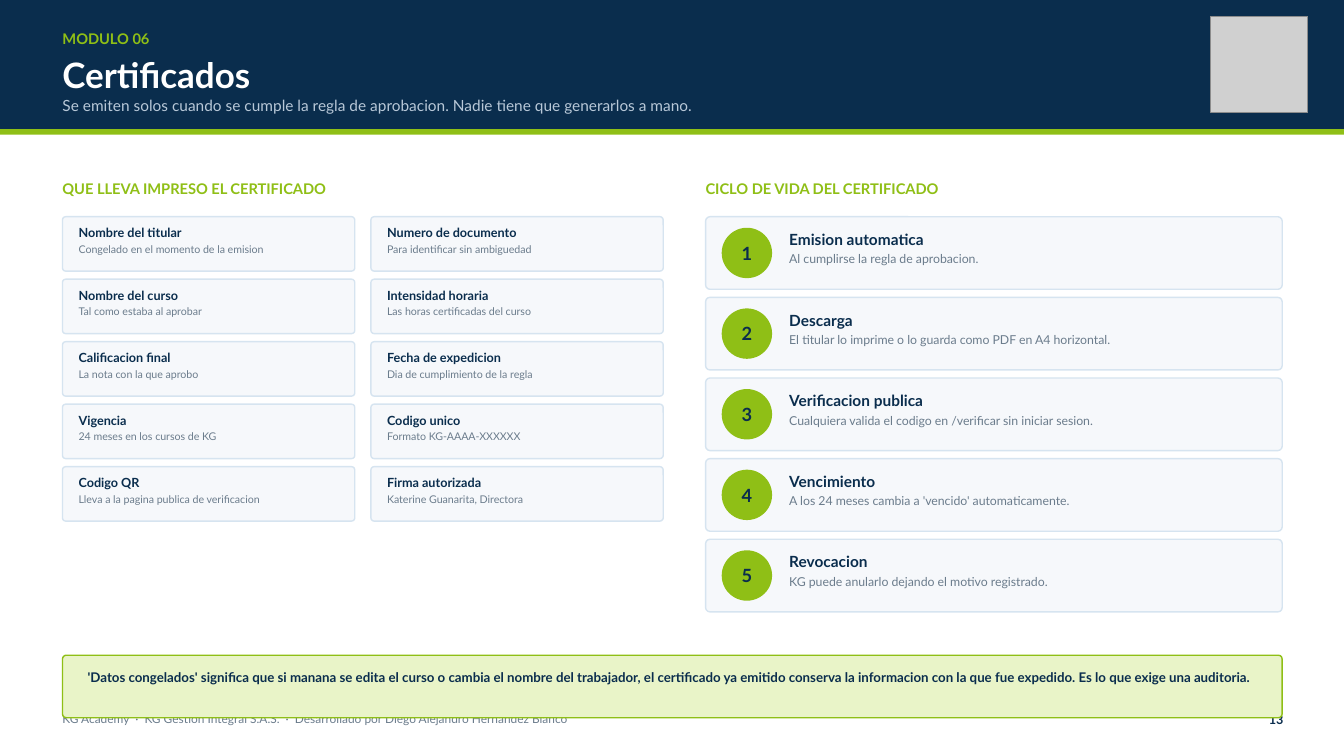
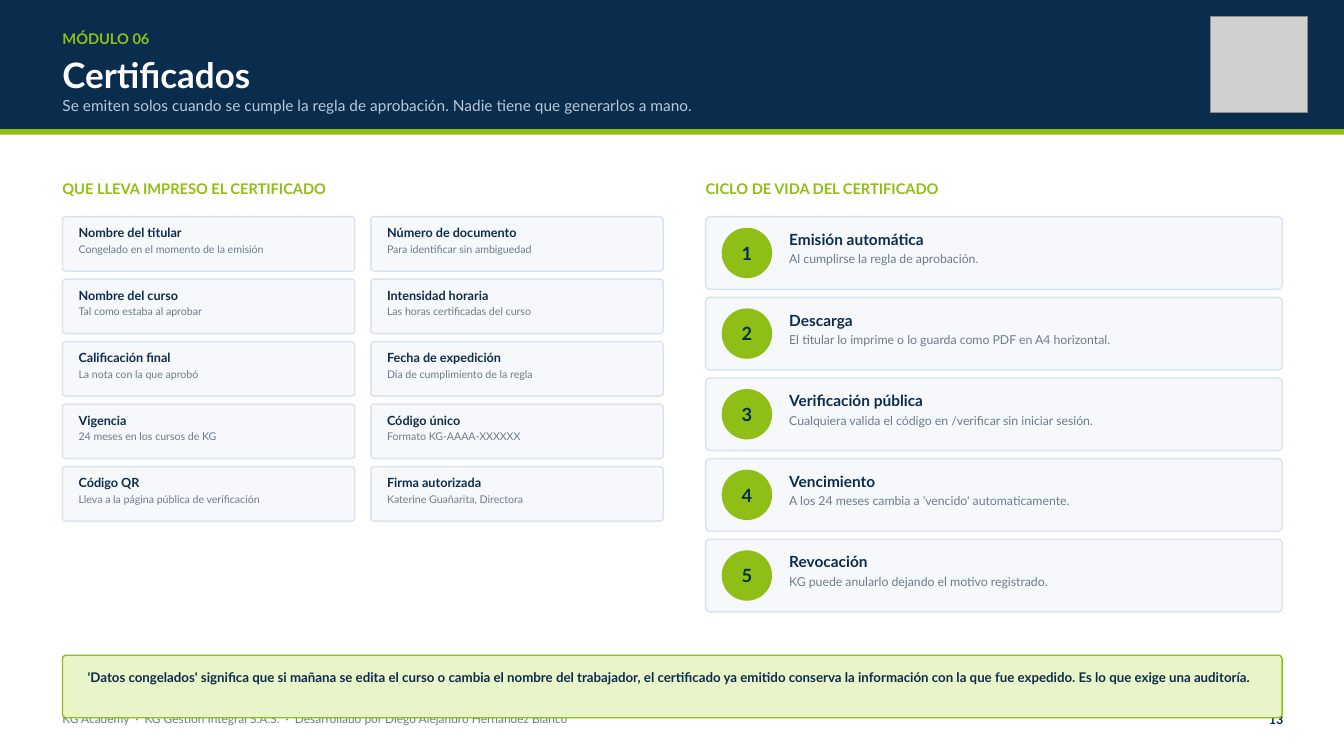
Before and after one commit to DIDAKUS1177/KG-Academy, a slide deck: slide 14 of docs/KG_Academy_Manual_Funcional.pptx. Drawn at 1344x756 pixels with LibreOffice and Linux fonts; fonts in the diff are those of the drawing; grey boxes stand for pictures. Boxes give left, top, right and bottom in pixels: in the first picture for what was removed or moved away, otherwise in the second. Text is boxed around its words. In the diff, an @@ line names an element or a change of style, - is before the commit and + after.

```diff
--- a/docs/KG_Academy_Manual_Funcional.pptx
+++ b/docs/KG_Academy_Manual_Funcional.pptx
@@ text at (62,31,150,44): text changed @@
-MODULO 06
+MÓDULO 06
@@ text at (62,99,691,114): text changed @@
-Se emiten solos cuando se cumple la regla de aprobacion. Nadie tiene que generarlos a mano.
+Se emiten solos cuando se cumple la regla de aprobación. Nadie tiene que generarlos a mano.
@@ text at (387,227,517,237): text changed @@
-Numero de documento
+Número de documento
@@ text at (789,233,978,265): text changed @@
-Emision automatica
-Al cumplirse la regla de aprobacion.
+Emisión automática
+Al cumplirse la regla de aprobación.
@@ text at (79,352,199,380): text changed @@
-Calificacion final
-La nota con la que aprobo
+Calificación final
+La nota con la que aprobó
@@ text at (387,352,532,380): text changed @@
-Fecha de expedicion
-Dia de cumplimiento de la regla
+Fecha de expedición
+Día de cumplimiento de la regla
@@ text at (387,415,461,428): text changed @@
-Codigo unico
+Código único
@@ text at (789,394,1093,427): text changed @@
-Verificacion publica
-Cualquiera valida el codigo en /verificar sin iniciar sesion.
+Verificación pública
+Cualquiera valida el código en /verificar sin iniciar sesión.
@@ text at (79,477,260,505): text changed @@
-Codigo QR
-Lleva a la pagina publica de verificacion
+Código QR
+Lleva a la página pública de verificación
@@ text at (387,495,524,504): text changed @@
-Katerine Guanarita, Directora
+Katerine Guañarita, Directora
@@ text at (789,555,867,567): text changed @@
-Revocacion
+Revocación
@@ text at (88,672,1250,685): text changed @@
-'Datos congelados' significa que si manana se edita el curso o cambia el nombre del trabajador, el certificado ya emitido conserva la informacion con la que fue expedido. Es lo que exige una auditoria.
+'Datos congelados' significa que si mañana se edita el curso o cambia el nombre del trabajador, el certificado ya emitido conserva la información con la que fue expedido. Es lo que exige una auditoría.
```
Also in this commit, not shown: 21 other slides changed, 9 other files.
